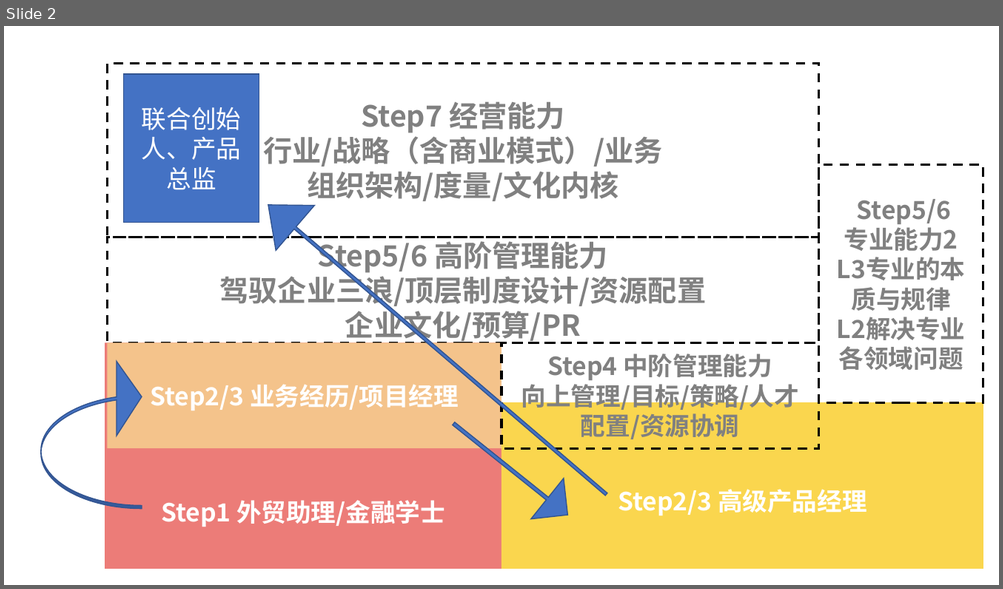
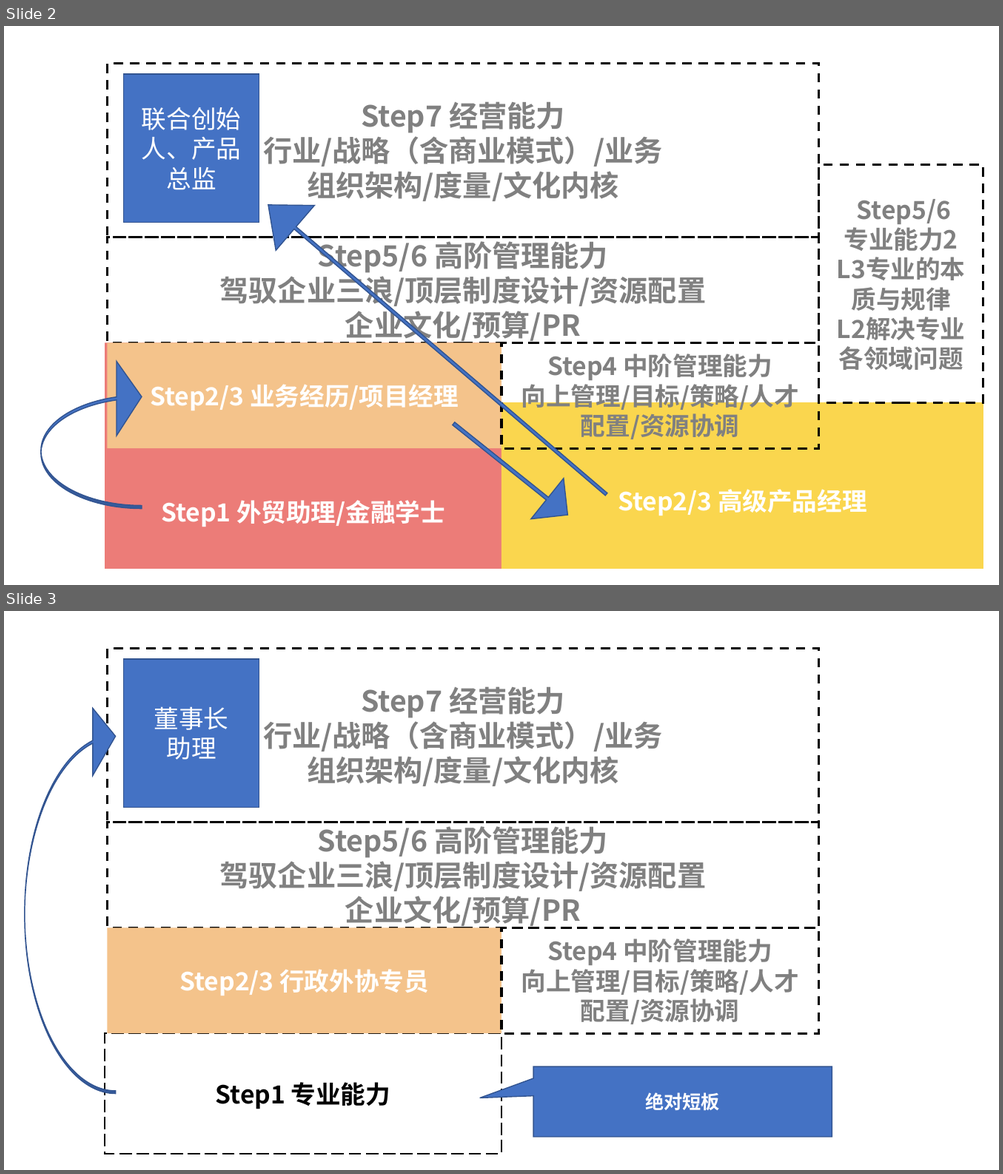
Before and after one commit to LiyangQin/metathought, a slide deck: enlight_month/A2/7色板分析.pptx. Shown one above the other, each under a label of ours: slide 2 before the commit, slides 2 and 3 after it. The pictures are 1003x589 and 1003x1174 pixels, drawn with LibreOffice and Linux fonts; fonts in the diff are those of the drawing. Boxes give left, top, right and bottom in pixels: in the first picture for what was removed or moved away, otherwise in the second. Text is boxed around its words. In the diff, an @@ line names an element or a change of style, - is before the commit and + after.

```diff
--- a/enlight_month/A2/7色板分析.pptx
+++ b/enlight_month/A2/7色板分析.pptx
@@ slide 3 added at box(4, 611, 999, 1170), background #FFFFFF @@
@@ rectangle added at box(107, 648, 818, 822), outline #000000 2.25 pt dashed, 28 pt, text #808080, bold @@
+Step7 经营能力
+行业/战略（含商业模式）/业务
+组织架构/度量/文化内核
@@ rectangle added at box(123, 660, 259, 808), fill #4472C4, outline #325491 1 pt, 24 pt, text #FFFFFF @@
+董事长
+助理
@@ curved left arrow added at box(25, 703, 116, 1094), fill #4472C4, outline #325491 1 pt @@
@@ rectangle added at box(107, 822, 818, 928), outline #000000 2.25 pt dashed, 28 pt, text #808080, bold @@
+Step5/6 高阶管理能力
+驾驭企业三浪/顶层制度设计/资源配置
+企业文化/预算/PR
@@ rectangle added at box(107, 928, 501, 1034), fill #F4C38B, 24 pt, text #FFFFFF, bold @@
+Step2/3 行政外协专员
@@ rectangle added at box(502, 928, 819, 1034), outline #000000 2.25 pt dashed, 24 pt, text #808080, bold @@
+Step4 中阶管理能力
+向上管理/目标/策略/人才配置/资源协调
@@ rectangle added at box(105, 1034, 502, 1154), outline #000000 1.5 pt dashed, 24 pt, text #000000, bold @@
+Step1 专业能力
@@ speech box added at box(534, 1067, 832, 1137), fill #4472C4, outline #325491 1 pt, 18 pt, text #FFFFFF, bold @@
+绝对短板
```
Also in this commit, not shown: 2 other files.
